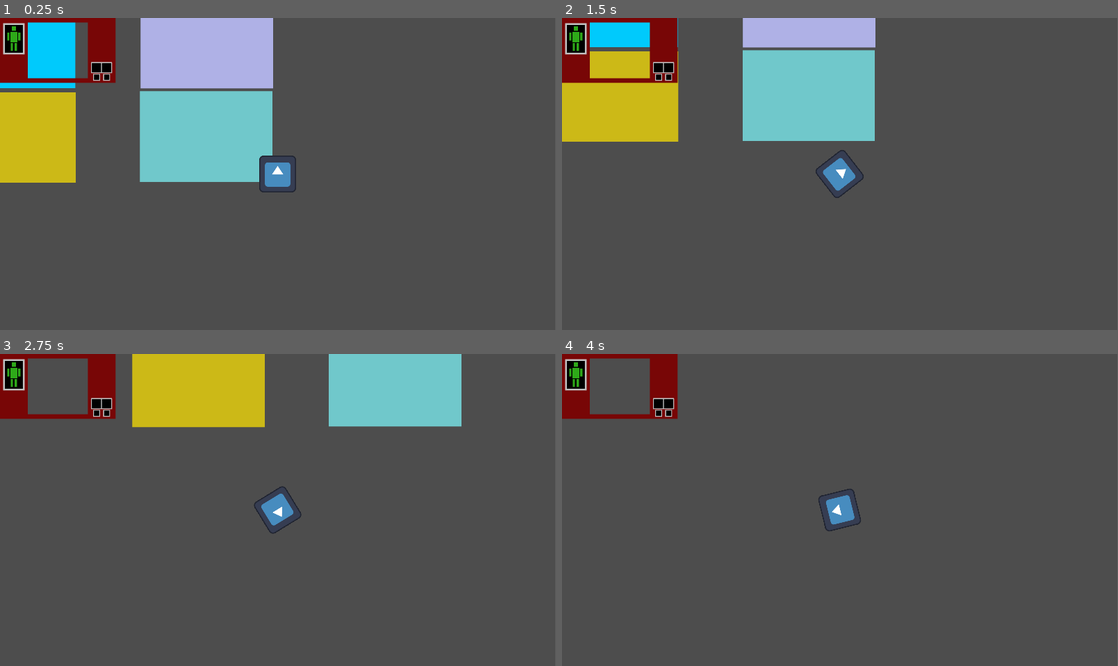
Above: before the commit, frames 1-4 (two rows, left to right).
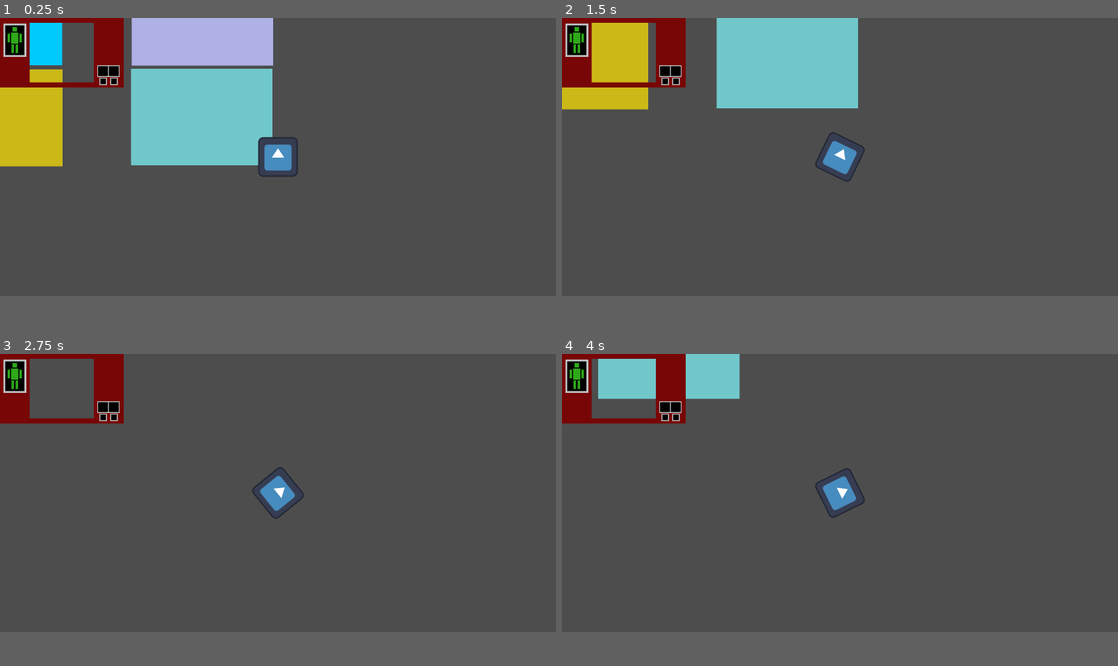
Above: after the commit, the same moments.

Repository: alin-but-real/gamenr1
Game: Godot game, scene res://scenes/main.tscn
The game is run twice, just before and just after one commit, with the same random seed, the same clock (stepped at 60 frames per second) and the same inputs. The engine's default icon, where the game draws it, is replaced by a stand-in: a white triangle on a blue panel in a dark square.
Inputs:
- Up to frame 1 (0.25 s): no input
- Up to frame 2 (1.5 s): tap Enter at 0.5 s; hold D (turn_right) 0.53-1.28 s; hold S (move_backward) from 1.28 s (still down)
- Up to frame 3 (2.75 s): release S (move_backward) at 2.03 s; hold D (turn_right) from 2.03 s (still down)
- Up to frame 4 (4 s): release D (turn_right) at 2.78 s; hold W (move_forward) 2.78-3.53 s; hold A (turn_left) from 3.53 s (still down)
The window is 799x449 before the commit and 800x400 after it. Grey fills any space a smaller window leaves; there, only what the larger window draws over its background counts as a difference.

The runs differ from the first frame. In frame 1, 8.5% of the frame differs, in the area x 0-54%, y 0-56%; in frame 2, 13%; in frame 3, 13%, in the area x 0-83%, y 0-58%; in frame 4, 4.8%.

Commit message:
fixed: turn speed was applying twice, window size

Diff:
--- a/project.godot
+++ b/project.godot
@@ -17,8 +17,8 @@
 
 [display]
 
-window/size/viewport_width=1920
-window/size/viewport_height=1080
+window/size/viewport_width=1800
+window/size/viewport_height=900
 window/size/initial_position_type=4
 
 [input]
--- a/scripts/player.gd
+++ b/scripts/player.gd
@@ -41,11 +41,12 @@
 	else: #(if current_turn_speed > 0):
 		current_turn_speed -= mech_turn_decceleration
 
+	#first, add the turning to the current turn speed...
 	current_turn_speed += (turn_direction * (mech_turn_speed + mech_turn_decceleration))
-
+	#second, clamp the value so it doesn't turn too fast
 	current_turn_speed = clamp(current_turn_speed, -mech_max_turn_speed, mech_max_turn_speed)
 
-	current_turn_speed += (turn_direction * mech_turn_speed)
+	#current_turn_speed += (turn_direction * mech_turn_speed)
 
 	rotation_degrees += (current_turn_speed) * delta;
 	#MOVEMENT HANDLING - UNFINISHED
